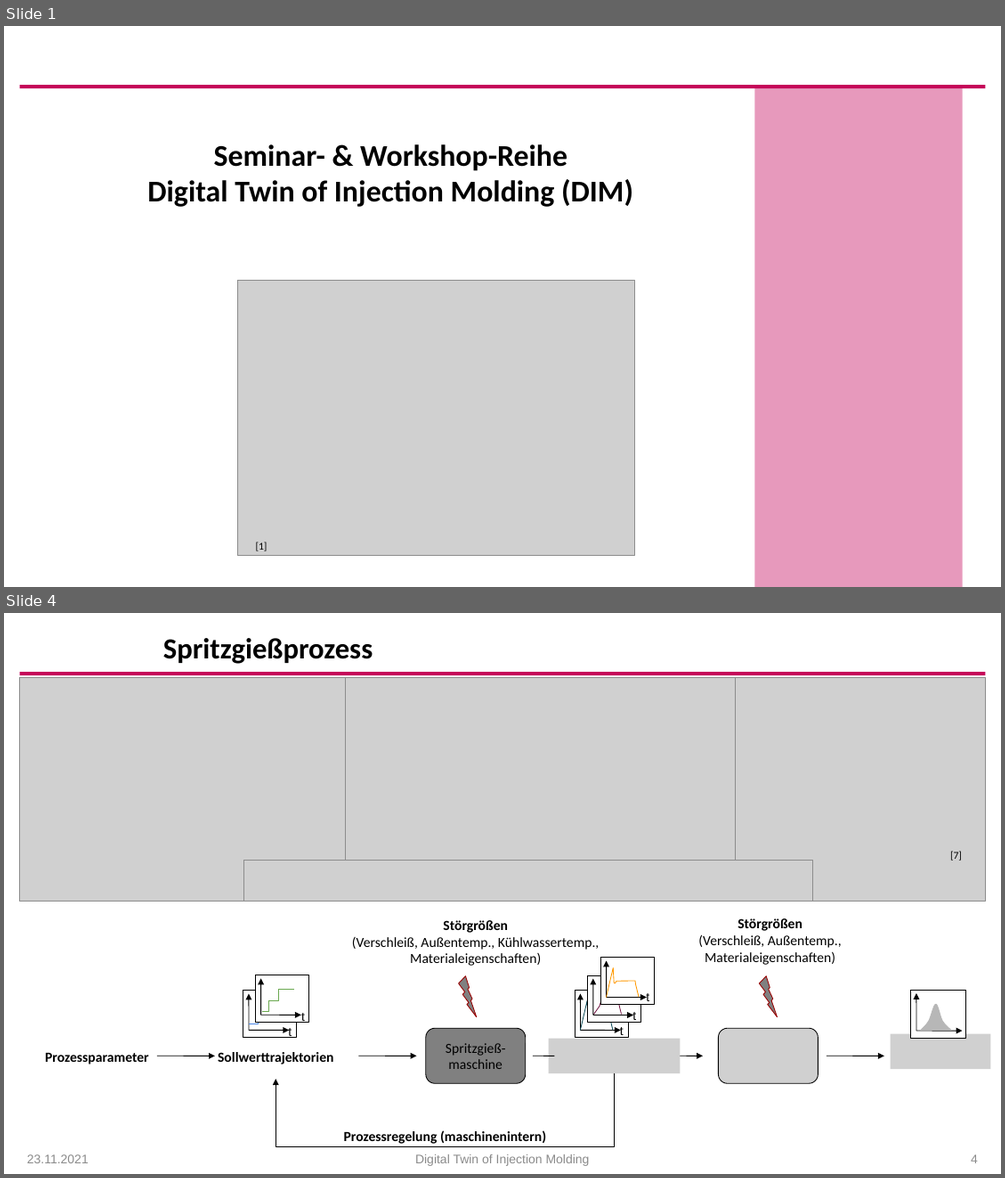
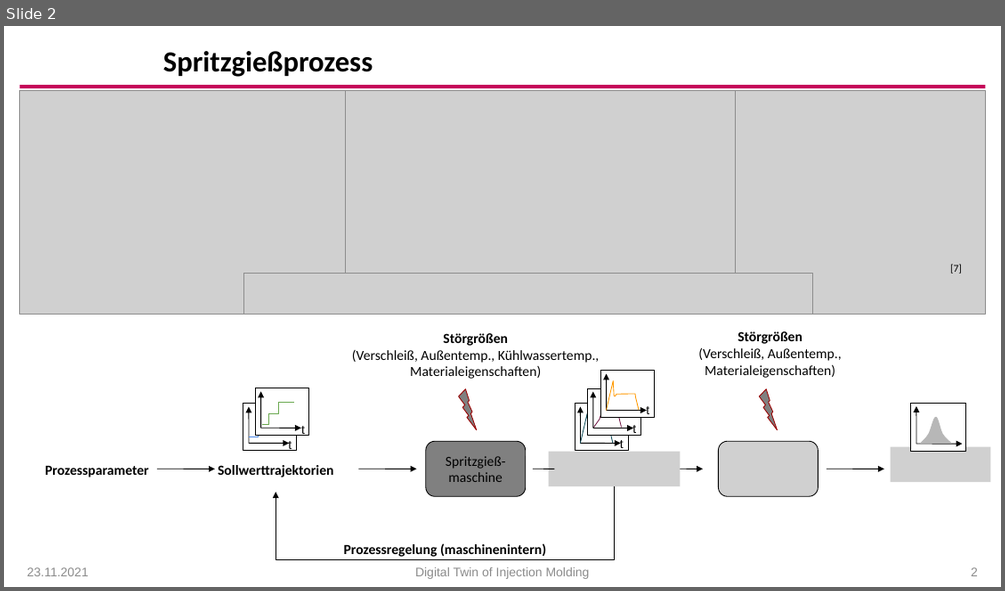
Before and after one commit to MRT-RT/DigitalTwinInjectionMolding, a slide deck: InjectionMoldingQuality.pptx. Shown one above the other, each under a label of ours: slides 1 and 4 before the commit, slide 2 after it; the slides between them are not shown. The pictures are 1005x1178 and 1005x591 pixels, drawn with LibreOffice and Linux fonts; fonts in the diff are those of the drawing; grey boxes stand for pictures; background and template pictures are left out. Boxes give left, top, right and bottom in pixels: in the first picture for what was removed or moved away, otherwise in the second. Text is boxed around its words. In the diff, an @@ line names an element or a change of style, - is before the commit and + after.

```diff
--- a/InjectionMoldingQuality.pptx
+++ b/InjectionMoldingQuality.pptx
@@ slide 1 removed at (4, 26, 1001, 587), background #FFFFFF; not listed: 1 template element that a slide beside it also shows @@
@@ rectangle removed at (755, 88, 963, 587) @@
@@ text removed at (147, 144, 633, 207) @@
-Seminar- & Workshop-Reihe
-Digital Twin of Injection Molding (DIM)
@@ picture removed at (238, 280, 634, 556) @@
@@ text removed at (256, 541, 267, 551) @@
-[1]
@@ what was slide 4 is now slide 2 @@
@@ page number at (971, 567, 978, 576): text changed @@
-4
+2
```
Also in this commit, not shown: 5 slides changed, 1 other slide removed, 2 other files.
